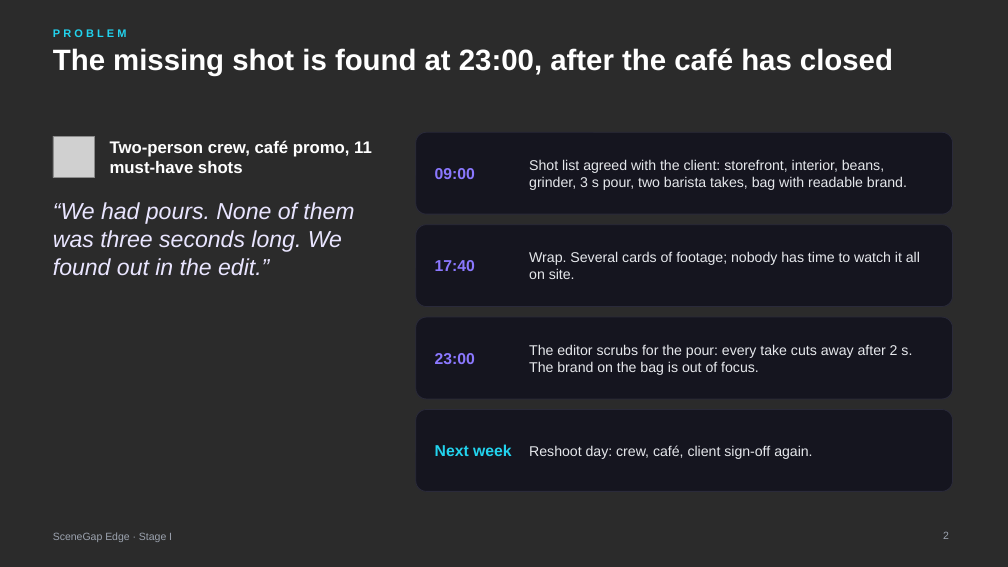
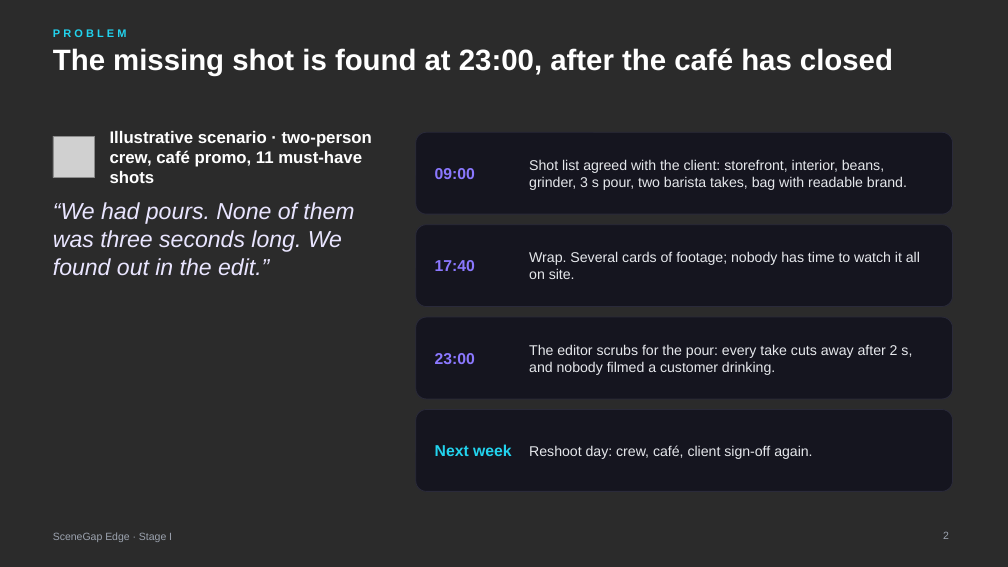
Before and after one commit to yu9bryan/scenegap-edge, a slide deck: slide 2 of docs/deck/SceneGapEdge_StageI_Proposal.pptx. Drawn at 1008x567 pixels with LibreOffice and Linux fonts; fonts in the diff are those of the drawing; grey boxes stand for pictures; background and template pictures are left out; a plain dark background stands for a picture behind light text. Boxes give left, top, right and bottom in pixels: in the first picture for what was removed or moved away, otherwise in the second. Text is boxed around its words. In the diff, an @@ line names an element or a change of style, - is before the commit and + after.

```diff
--- a/docs/deck/SceneGapEdge_StageI_Proposal.pptx
+++ b/docs/deck/SceneGapEdge_StageI_Proposal.pptx
@@ text at (110,131,372,183): text changed @@
-Two-person crew, café promo, 11 must-have shots
+Illustrative scenario · two-person crew, café promo, 11 must-have shots
@@ text at (529,344,912,375): text changed @@
-The editor scrubs for the pour: every take cuts away after 2 s. The brand on the bag is out of focus.
+The editor scrubs for the pour: every take cuts away after 2 s, and nobody filmed a customer drinking.
```
Also in this commit, not shown: 22 other slides changed, 1 slide added, 3 other files.
